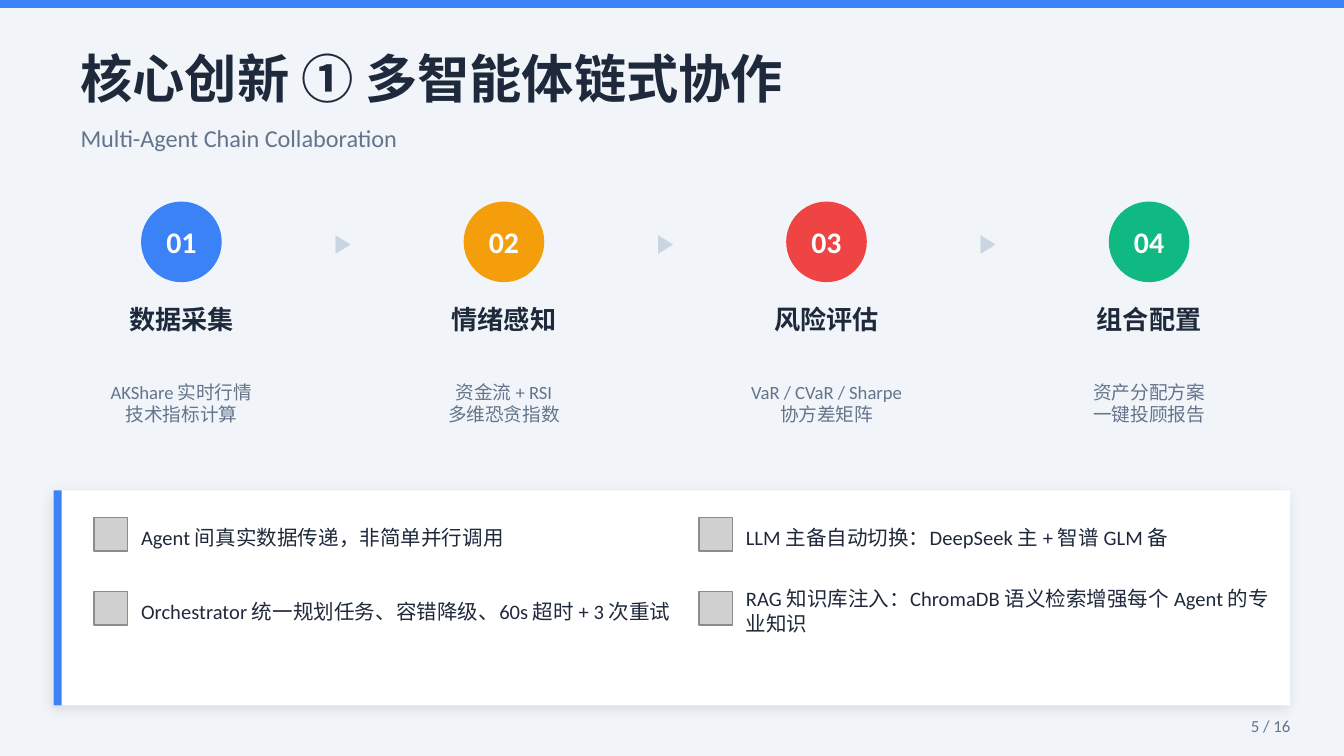
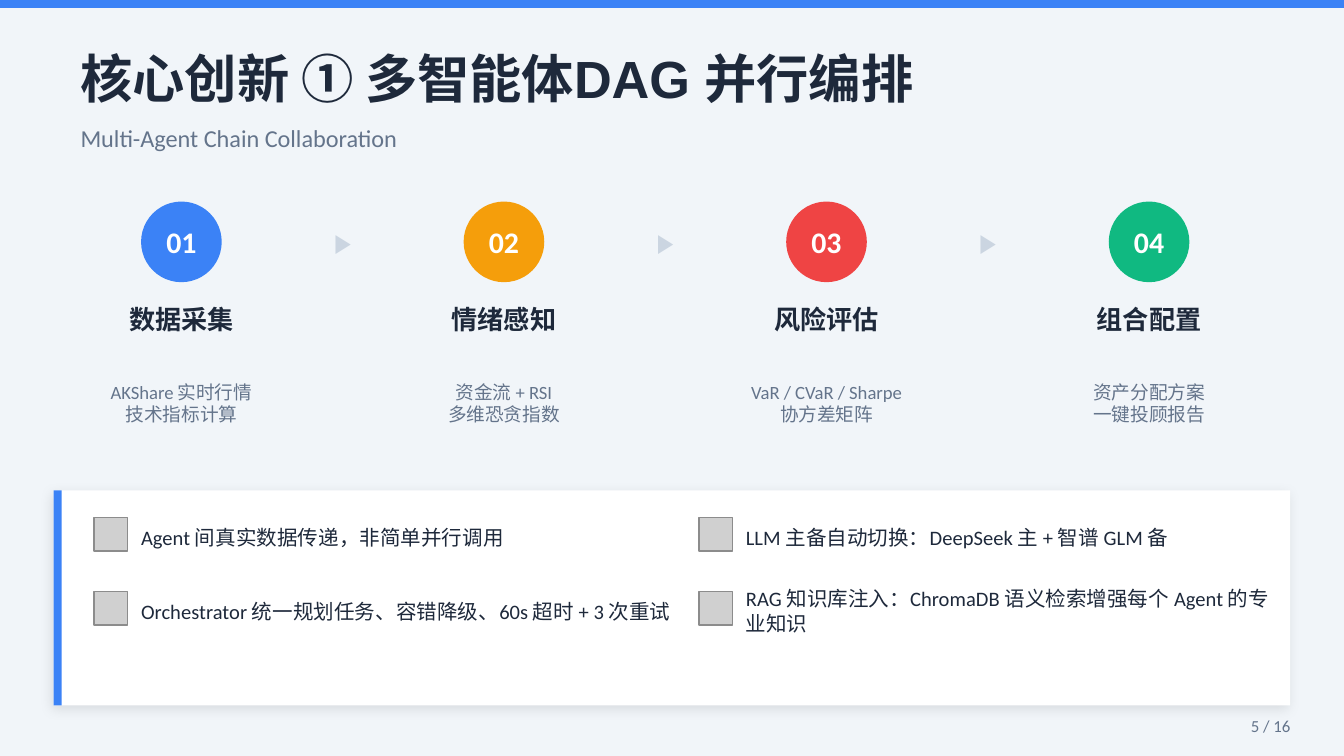
Before and after one commit to yigenfeng0707-netizen/finagent-pro, a slide deck: slide 5 of FinAgent-Pro-比赛答辩PPT.pptx. Drawn at 1344x756 pixels with LibreOffice and Linux fonts; fonts in the diff are those of the drawing; grey boxes stand for pictures. Boxes give left, top, right and bottom in pixels: in the first picture for what was removed or moved away, otherwise in the second. Text is boxed around its words. In the diff, an @@ line names an element or a change of style, - is before the commit and + after.

```diff
--- a/FinAgent-Pro-比赛答辩PPT.pptx
+++ b/FinAgent-Pro-比赛答辩PPT.pptx
@@ text at bbox=[81, 53, 913, 103]: text changed @@
-核心创新 ① 多智能体链式协作
+核心创新 ① 多智能体DAG 并行编排
```
Also in this commit, not shown: 2 other slides changed, 9 other files.
